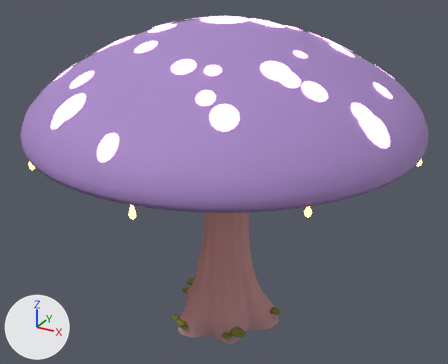
Two versions of the glTF model assets/world/models/blender/giant2.glb, one commit apart.
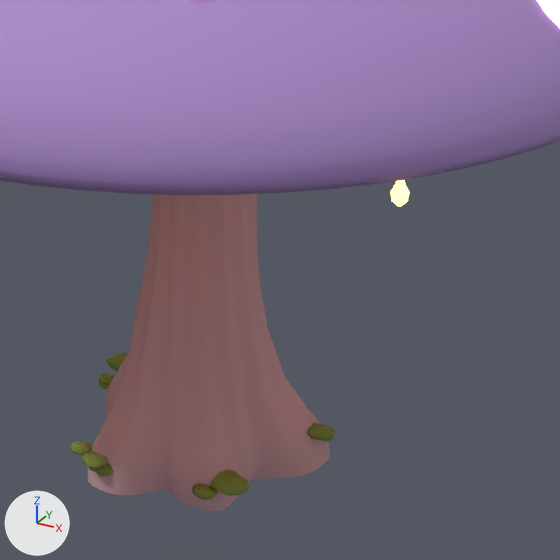
Old and new are each drawn whole from a camera (50 mm lens) standing at (10.28, -18.72, 15.06) and looking at (-0.02, 0.0, 5.7) and again close up on the part from 32% to 84% of the width and 36% to 100% of the height. Arrows for +X, +Y and +Z are at lower left; the lights stay in place. The older version's two pictures come first. Vertices at exactly the same position are counted once.

In view in the first close-up: 'cap', 'moss', 'stem' and 2 more.
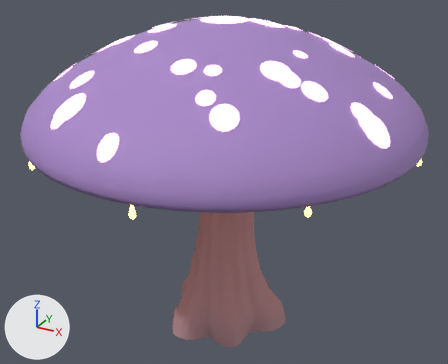
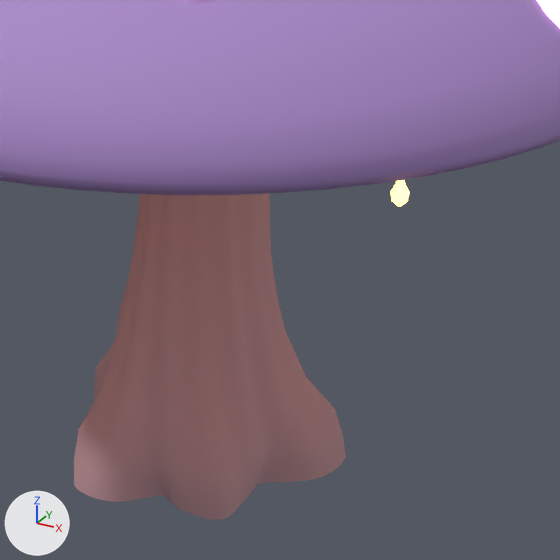
What differs and where, as boxes (x1, y1, x2, y2) in the close-ups (560 x 560 px):
```json
{"object": "stem", "change": "reshaped", "before": [88, 194, 330, 512], "after": [74, 193, 346, 520], "on screen": "12% wider"}
{"object": "moss", "change": "deleted", "before": [71, 353, 335, 500]}
```

The change, as JSON lines over the scene's bpy script:
```json
{"block": "me_stem", "where": "# used by ob_stem; location = (0.0, 0.0, 0.0)"}
{"op": "remove", "block": "me_stem", "code": "me_stem.from_pydata(...)  # 960 vertices, 1728 faces; spans x -2.08..2.1, y -1.83..1.93, z -0.4..8.33"}
{"op": "add", "block": "me_stem", "code": "me_stem.from_pydata(...)  # 960 vertices, 1728 faces; spans x -2.33..2.35, y -2.05..2.16, z -0.4..8.33"}
{"block": "me_stem", "change": "me_stem part 1: 960 of 960 vertices moved; they spanned x -2.08..2.1, y -1.83..1.93, z -0.4..8.33 and now span x -2.33..2.35, y -2.05..2.16, z -0.4..8.33; mean shift (0.0, 0.0, 0.0)"}
{"op": "remove", "block": "ob_moss", "code": ["ob_moss = bpy.data.objects.new('moss', me_icosphere)", "ob_moss.location = (1.97, 0.56, 0.24)"]}
```
